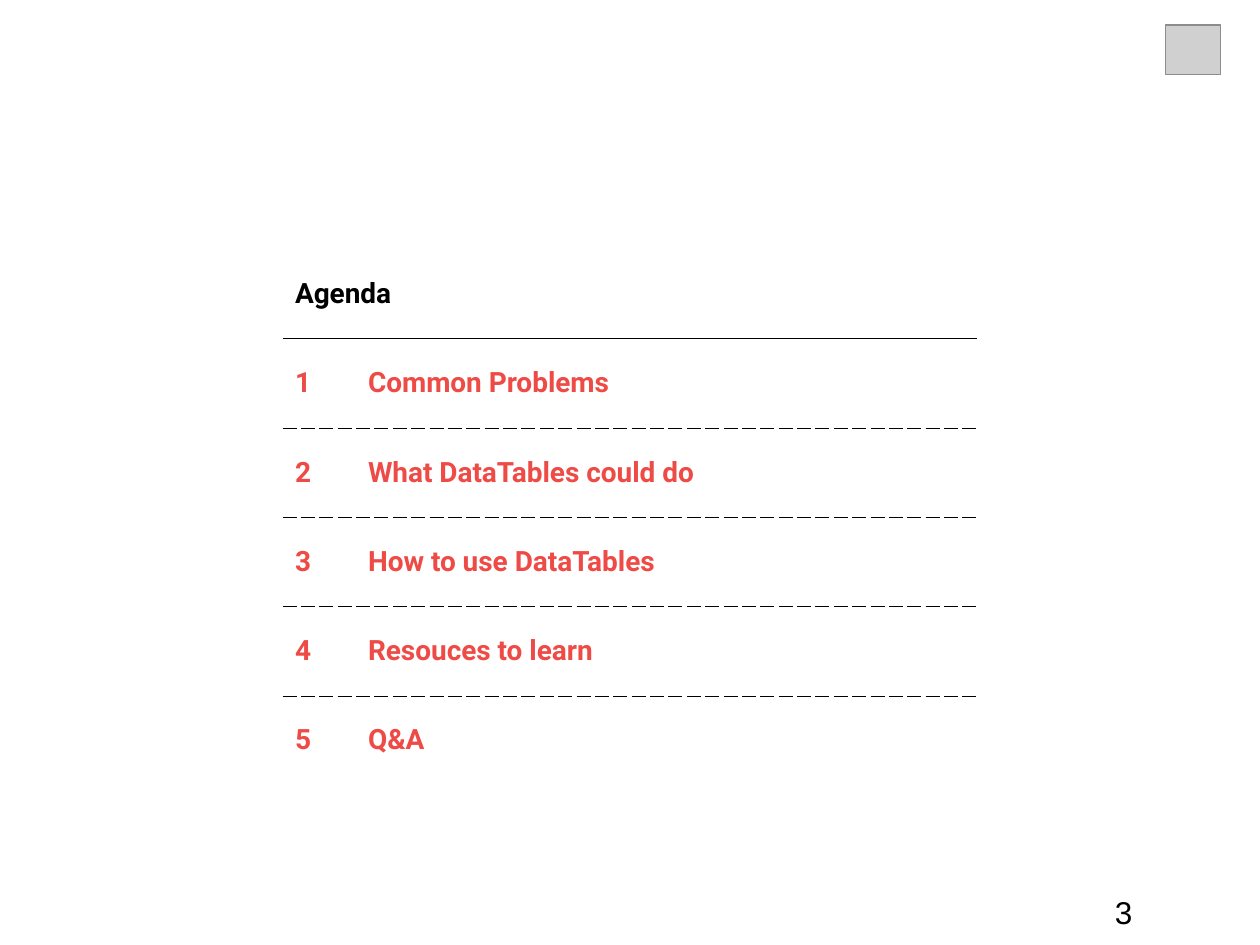
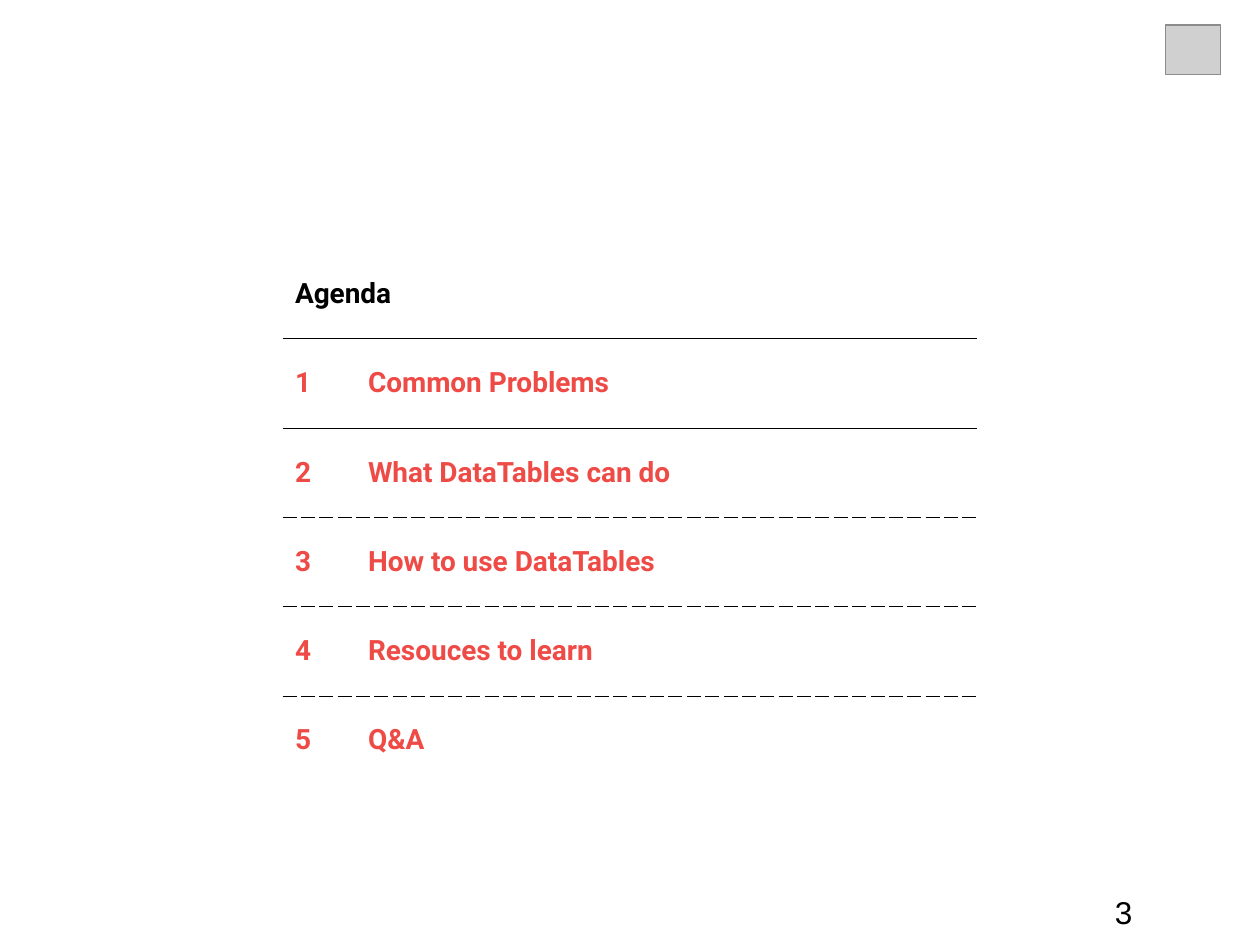
Before and after one commit to roostinghawk/datatables-demo, a slide deck: slide 3 of doc/ppt/DataTables_Introductioin.ppt. Drawn at 1260x945 pixels with LibreOffice and Linux fonts; fonts in the diff are those of the drawing; grey boxes stand for pictures. Boxes give left, top, right and bottom in pixels: in the first picture for what was removed or moved away, otherwise in the second. Text is boxed around its words. In the diff, an @@ line names an element or a change of style, - is before the commit and + after.

Commit message:
ppt update

```diff
--- a/doc/ppt/DataTables_Introductioin.ppt
+++ b/doc/ppt/DataTables_Introductioin.ppt
@@ table at (x1=282, y1=249, x2=976, y2=785) @@
-row 3, column 2: What DataTables could do
+row 3, column 2: What DataTables can do
@@ borders changed @@
```
Also in this commit, not shown: 2 other slides changed, 3 slides added, 1 slide removed.
